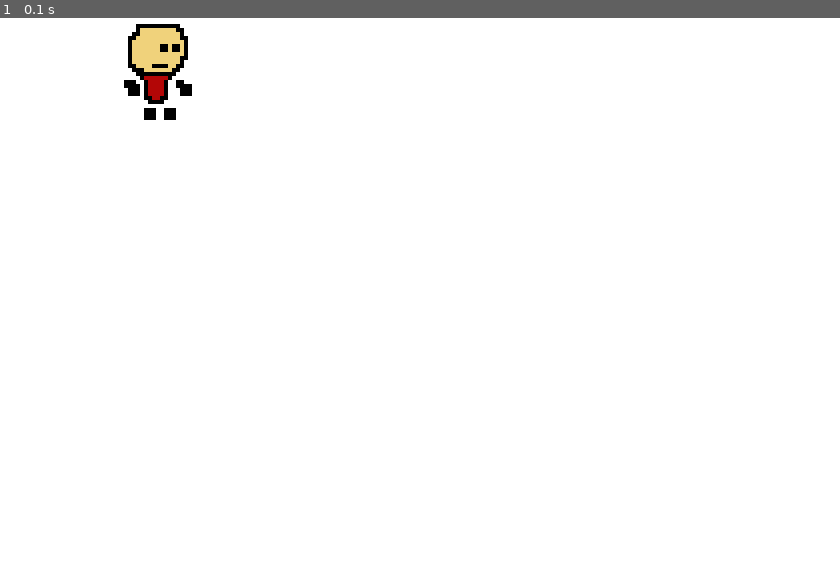
Above: before the commit, frame 1.
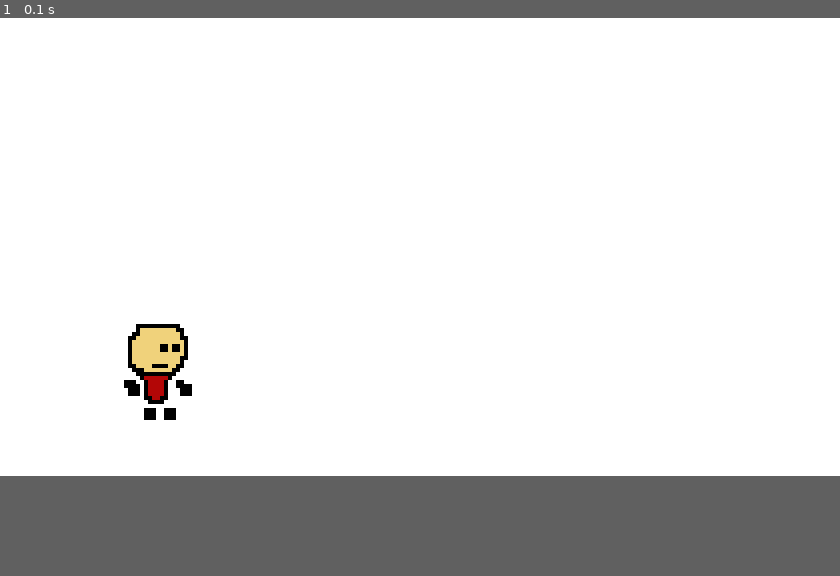
Above: after the commit, the same moment.

Repository: luiskeyd/volei-pygame
Game: pygame game, started from jogo.py
Two runs of this game, one before a commit and one after it. Both use one fixed random seed, a clock stepped at 60 frames per second and the inputs below.
Inputs:
- Up to frame 1 (0.1 s): no input
In our replay, the window is 840x680 before the commit and 840x580 after it. These sizes can differ from the game's own. Grey fills any space a smaller window leaves; there, only what the larger window draws over its background counts as a difference.

The runs differ from the first frame. In frame 1, 1.8% of the frame differs, in the area x 14-23%, y 1-73%.

Commit message:
largura e posição alterados
diminuí a altura da janela e mudei a posição do boneco

Diff:
--- a/jogo.py
+++ b/jogo.py
@@ -9,7 +9,7 @@
 
 # Configurações da Tela
 largura = 840
-altura = 680
+altura = 580
 tela = pygame.display.set_mode((largura,altura))
 pygame.display.set_caption('Jogo Vôlei ')
 pygame.display.set_caption('Sprites')
@@ -45,7 +45,7 @@
         self.image = pygame.transform.scale(self.image,(32*4,32*4))
 
         self.rect=self.image.get_rect()
-        self.rect.topleft=100, 100
+        self.rect.topleft=100, 400
 
         self.animar=False
 
